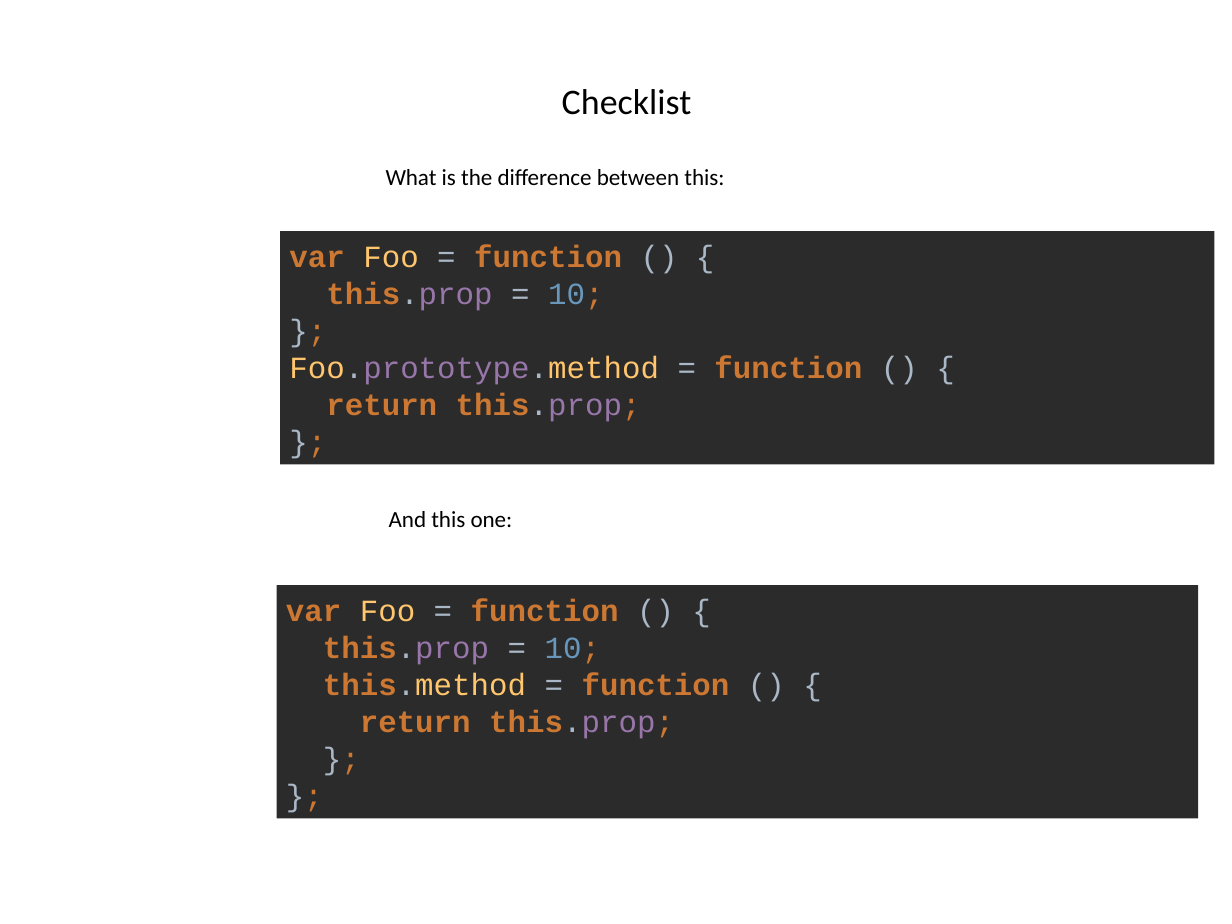
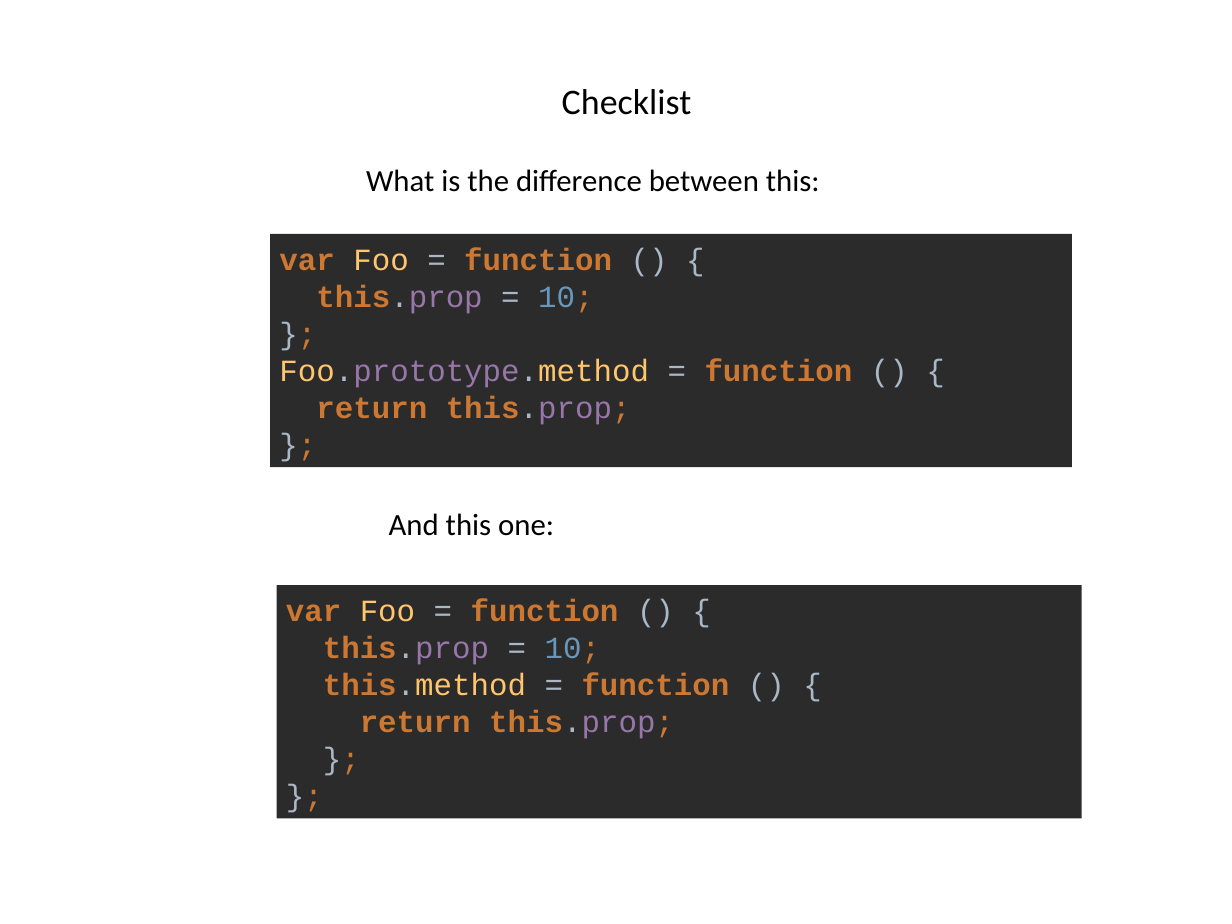
Before and after one commit to dzmitry-varabei/front-end-course, a slide deck: slide 24 of inheritance-in-javascript/Inheritance.pptx. Drawn at 1232x924 pixels with LibreOffice and Linux fonts; fonts in the diff are those of the drawing. Boxes give left, top, right and bottom in pixels: in the first picture for what was removed or moved away, otherwise in the second. Text is boxed around its words. In the diff, an @@ line names an element or a change of style, - is before the commit and + after.

```diff
--- a/inheritance-in-javascript/Inheritance.pptx
+++ b/inheritance-in-javascript/Inheritance.pptx
@@ text "What is the difference between ..." at (366, 169, 820, 192): size 13.5 to 18 pt @@
@@ text "What is the difference between ...": place and size @@
-text "What is the difference between ..." at (386, 169, 724, 185)
+text "What is the difference between ..." at (366, 169, 820, 192)
@@ rectangle "var Foo = function () ...": place and size @@
-rectangle "var Foo = function () ..." at (280, 232, 1214, 464)
+rectangle "var Foo = function () ..." at (270, 234, 1072, 467)
@@ text "And this one:" at (389, 513, 554, 536): size 13.5 to 18 pt @@
@@ rectangle "var Foo = function () ...": place and size @@
-rectangle "var Foo = function () ..." at (277, 585, 1199, 818)
+rectangle "var Foo = function () ..." at (277, 585, 1082, 818)
```
Also in this commit, not shown: 13 other slides changed.
